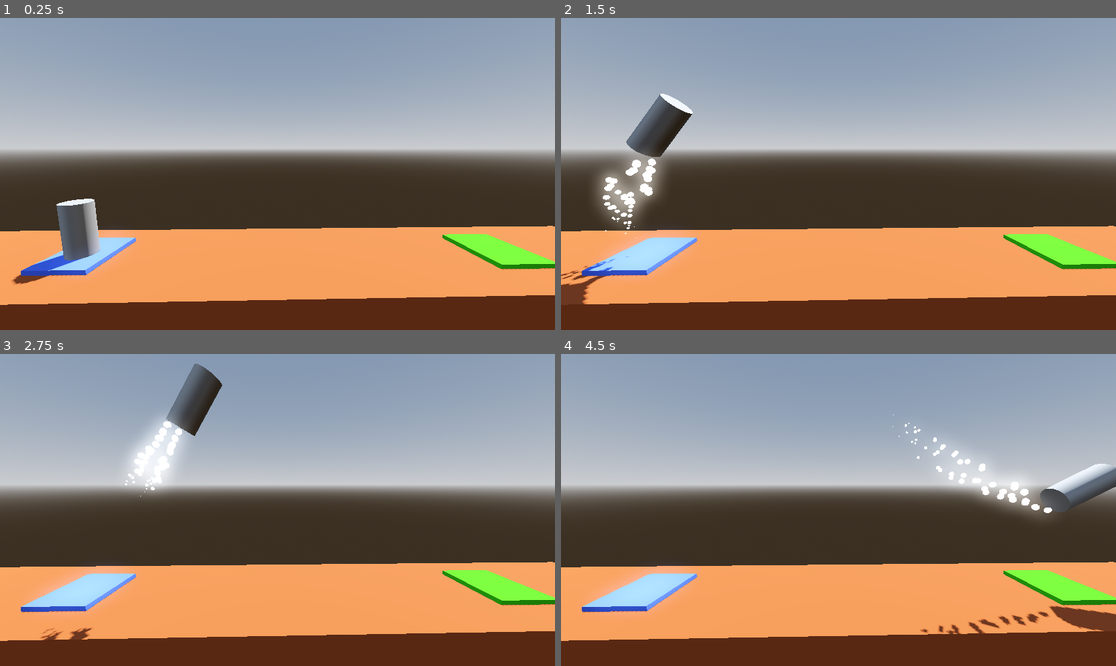
Above: before the commit, frames 1-4 (two rows, left to right).
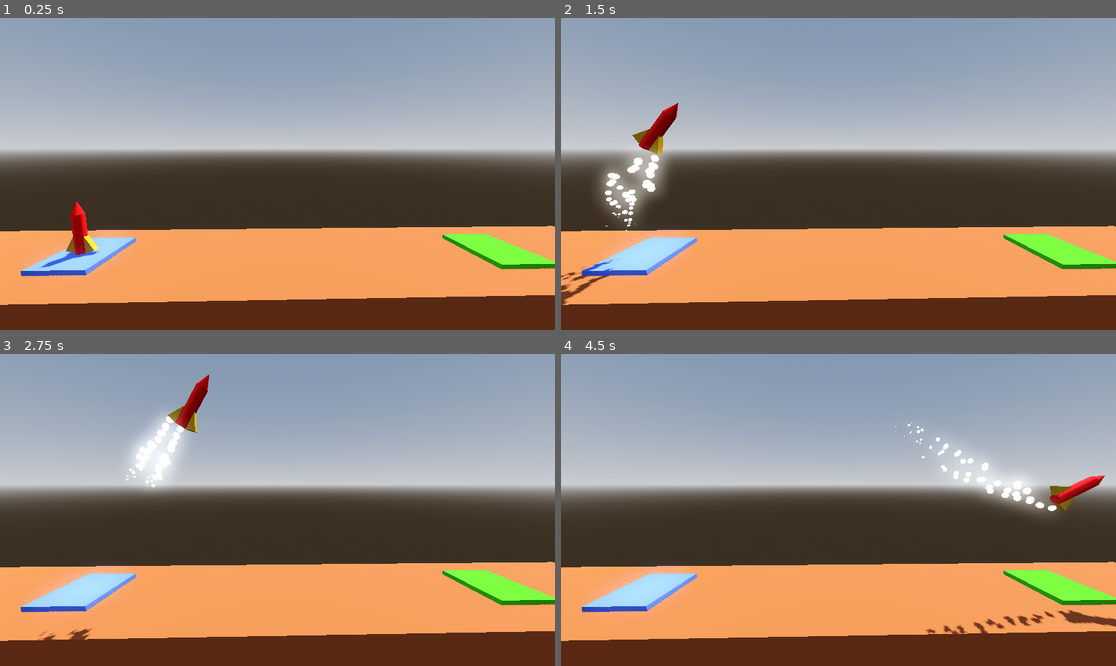
Above: after the commit, the same moments.

Repository: ricky-yosh/project-boost
Game: Godot game, scene res://level/level.tscn
The game is run twice, just before and just after one commit, with the same random seed, the same clock (stepped at 60 frames per second) and the same inputs.
Inputs:
- Up to frame 1 (0.25 s): no input
- Up to frame 2 (1.5 s): tap Enter at 0.5 s; hold D (rotate_right) 0.53-1.28 s; hold Space (boost) 0.53-1.28 s; hold A (rotate_left) from 1.28 s (still down); tap Space (boost) at 1.35 s
- Up to frame 3 (2.75 s): release A (rotate_left) at 2.03 s; hold D (rotate_right) from 2.03 s (still down); hold Space (boost) from 2.03 s (still down)
- Up to frame 4 (4.5 s): release Space (boost) at 2.78 s; tap Space (boost) at 2.85, 4.35 s; release D (rotate_right) at 3.53 s; hold Space (boost) 3.53-4.28 s; hold A (rotate_left) from 3.53 s (still down)

The runs differ from the first frame. In frame 1, 1.6% of the frame differs, in the area x 2-19%, y 57-86%; in frame 2, 2.3%; in frame 3, 1.6%; in frame 4, 2.6%, in the area x 59-100%, y 19-90%.

Commit message:
Add Materials

Diff:
--- /dev/null
+++ b/project-boost/ShipRedMaterial.tres
@@ -0,0 +1,4 @@
+[gd_resource type="StandardMaterial3D" format=3 uid="uid://d0rjq12ehe5wk"]
+
+[resource]
+albedo_color = Color(0.976471, 0, 0, 1)
--- /dev/null
+++ b/project-boost/ShipYellowMaterial.tres
@@ -0,0 +1,4 @@
+[gd_resource type="StandardMaterial3D" format=3 uid="uid://cysbeepa8ou4t"]
+
+[resource]
+albedo_color = Color(0.770175, 0.597747, 0, 1)
--- a/project-boost/player.tscn
+++ b/project-boost/player.tscn
@@ -7,10 +7,24 @@
 [ext_resource type="PackedScene" uid="uid://ux6ivcx1ovdp" path="res://particles/booster_particles.tscn" id="5_sweqy"]
 [ext_resource type="PackedScene" uid="uid://dcecb8hw7dbrv" path="res://particles/explosion_particles.tscn" id="6_1jxqw"]
 [ext_resource type="PackedScene" uid="uid://jfwajmrh6ca7" path="res://particles/success_particles.tscn" id="7_dw050"]
+[ext_resource type="Material" uid="uid://d0rjq12ehe5wk" path="res://ShipRedMaterial.tres" id="8_dw050"]
+[ext_resource type="Material" uid="uid://cysbeepa8ou4t" path="res://ShipYellowMaterial.tres" id="9_b26j0"]
 
 [sub_resource type="CylinderMesh" id="CylinderMesh_hqtel"]
 
 [sub_resource type="CylinderShape3D" id="CylinderShape3D_4flbx"]
+
+[sub_resource type="CylinderMesh" id="CylinderMesh_dw050"]
+top_radius = 0.2
+bottom_radius = 0.2
+height = 1.5
+
+[sub_resource type="CylinderMesh" id="CylinderMesh_1jxqw"]
+top_radius = 0.0
+bottom_radius = 0.2
+height = 0.5
+
+[sub_resource type="PrismMesh" id="PrismMesh_b26j0"]
 
 [node name="Player" type="RigidBody3D"]
 axis_lock_linear_z = true
@@ -23,6 +37,7 @@
 script = ExtResource("1_4flbx")
 
 [node name="MeshInstance3D" type="MeshInstance3D" parent="."]
+visible = false
 mesh = SubResource("CylinderMesh_hqtel")
 
 [node name="CollisionShape3D" type="CollisionShape3D" parent="."]
@@ -38,16 +53,38 @@
 stream = ExtResource("4_hqtel")
 
 [node name="BoosterParticles" parent="." instance=ExtResource("5_sweqy")]
-transform = Transform3D(1, 0, 0, 0, 1, 0, 0, 0, 1, 0, -1.10768, 0)
+transform = Transform3D(1, 0, 0, 0, 1, 0, 0, 0, 1, 0, -0.99806, 0)
 
 [node name="RightBoosterParticles" parent="." instance=ExtResource("5_sweqy")]
-transform = Transform3D(0.812287, -0.583258, 0, 0.583258, 0.812287, 0, 0, 0, 1, 0.4, -1.108, 0)
+transform = Transform3D(0.812287, -0.583258, 0, 0.583258, 0.812287, 0, 0, 0, 1, 0.4, -0.930572, 0)
 
 [node name="LeftBoosterParticles" parent="." instance=ExtResource("5_sweqy")]
-transform = Transform3D(0.812084, 0.583541, 0, -0.583541, 0.812084, 0, 0, 0, 1, -0.4, -1.108, 0)
+transform = Transform3D(0.812084, 0.583541, 0, -0.583541, 0.812084, 0, 0, 0, 1, -0.4, -0.917317, 0)
 
 [node name="ExplosionParticles" parent="." instance=ExtResource("6_1jxqw")]
 
 [node name="SuccessParticles" parent="." instance=ExtResource("7_dw050")]
 
+[node name="Body" type="MeshInstance3D" parent="."]
+transform = Transform3D(1, 0, 0, 0, 1, 0, 0, 0, 1, 0, -0.196603, 0)
+material_override = ExtResource("8_dw050")
+mesh = SubResource("CylinderMesh_dw050")
+skeleton = NodePath("Cockpit")
+
+[node name="Cockpit" type="MeshInstance3D" parent="Body"]
+transform = Transform3D(1, 0, 0, 0, 1, 0, 0, 0, 1, 0, 0.998604, 0)
+material_override = ExtResource("8_dw050")
+mesh = SubResource("CylinderMesh_1jxqw")
+skeleton = NodePath("../..")
+
+[node name="RightWing" type="MeshInstance3D" parent="Body"]
+transform = Transform3D(-0.324239, 0.165546, -1.74633e-08, 0.08914, 0.602159, -8.62651e-10, -2.79269e-08, 1.70521e-08, 0.2, -0.278862, -0.400312, -0.0119167)
+material_override = ExtResource("9_b26j0")
+mesh = SubResource("PrismMesh_b26j0")
+
+[node name="LeftWing" type="MeshInstance3D" parent="Body"]
+transform = Transform3D(0.324239, -0.165546, 7.45058e-09, 0.08914, 0.602159, -2.06204e-09, 1.49012e-08, -1.49012e-08, -0.2, 0.273, -0.4, -0.011)
+material_override = ExtResource("9_b26j0")
+mesh = SubResource("PrismMesh_b26j0")
+
 [connection signal="body_entered" from="." to="." method="_on_body_entered"]
Not shown: 1 places in project-boost/player.tscn that only renumber resources
